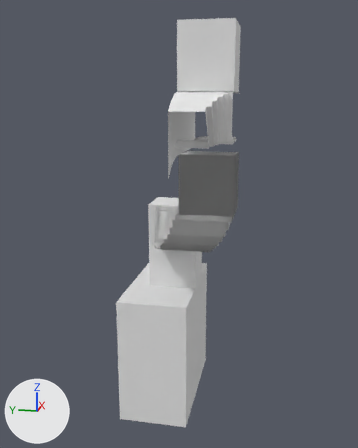
A saved change to the Blender file TFG_inicial/Assets/Modelos/Fuera_de_celda.blend.
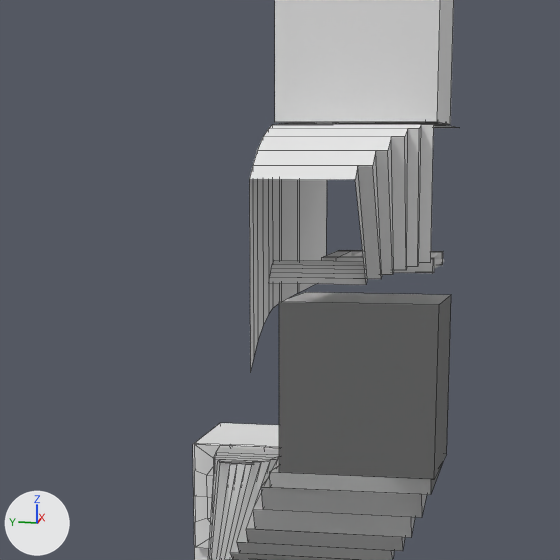
Each version is shown whole from a 50 mm camera at (-15.84, -2.12, 2.25) aimed at (2.72, 1.59, -2.39), then close up on the part from 22% to 77% of the width and 11% to 55% of the height. Lighting does not change. The marker at lower left points along +X, +Y and +Z. The close-ups show mesh edges as thin lines.
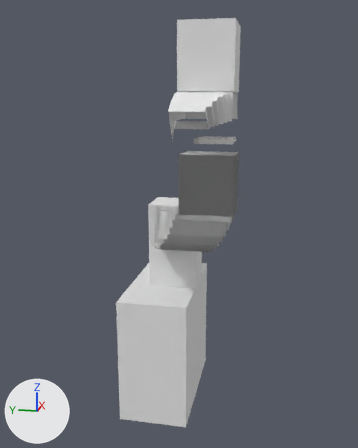
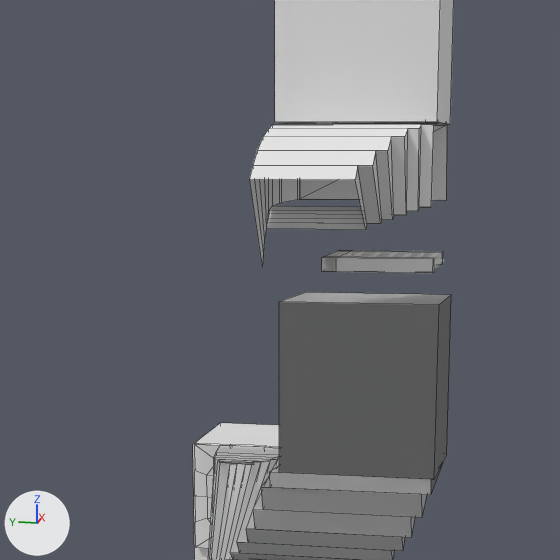
Location of each change, [x1, y1, x2, y2] in pixels of the close-ups (560 x 560 px):
'Cube.001', reshaped (43% shorter)
    before: [249, 122, 458, 372]
    after: [249, 122, 447, 264]
part 1 of me_cube_002, built on
    before: [249, 124, 458, 372]
    after: [249, 124, 447, 264]
'Cube.006', unchanged, uncovered by the edit
    both: [322, 250, 443, 273]

Edits to the bpy script that builds the scene:
```text
Change me_cube_002:
    used by ob_cube_001; location = (0.0, 0.0, 0.0); scale = (3.0, 3.0, 5.0)
    remove me_cube_002.from_pydata(...)  # 87 vertices, 62 faces; spans x -0.68..0.84, y -0.24..0.32, z 0.02..0.54
    add me_cube_002.from_pydata(...)  # 88 vertices, 64 faces; spans x -0.68..0.22, y -0.25..0.32, z 0.22..0.54
    me_cube_002 part 1
    4 vertices are removed from x 0.84, y -0.24..0.32, z 0.13..0.51
    3 faces are deleted
    14 vertices in x -0.39..-0.34, y -0.16..0.32, z 0.18..0.21 move by (-0.03, 0.0, 0.12)
    8 vertices in x -0.33..-0.29, y -0.24..0.32, z 0.22..0.23 move by (-0.03, 0.0, 0.11)
    7 vertices in x -0.38..0.2, y 0.31..0.32, z 0.12..0.13 move by (0.0, 0.0, 0.21)
    7 vertices move from x -0.68..-0.47, y 0.32, z 0.02..0.1 to x -0.49..-0.42, y 0.32, z 0.22..0.3
    5 vertices are added at (0.22, -0.24, 0.51), (0.22, 0.32, 0.51), (0.22, 0.1, 0.51), (0.22, 0.32, 0.34), (0.22, -0.25, 0.34)
    5 new faces join them, mat_material (white #e7e7e7)
```
